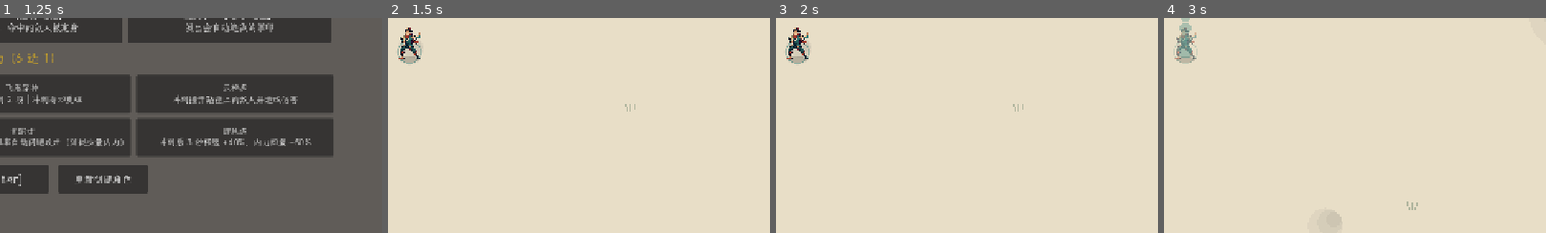
Above: before the commit, frames 1-4 (left to right).
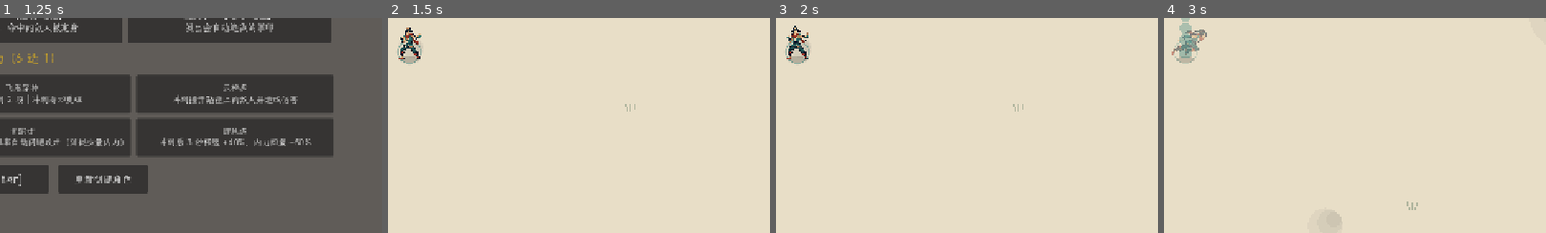
Above: after the commit, the same moments.

Repository: taykokjun-88/wuxia-survivor
Game: Godot game, scene res://scenes/main.tscn
The game is run twice, just before and just after one commit, with the same random seed, the same clock (stepped at 60 frames per second) and the same inputs.
Inputs:
- Up to frame 1 (1.25 s): click "创建角色 [Enter]" at 0.5 s
- Up to frame 2 (1.5 s): click "开始闯荡 [Enter]" at 1.25 s
- Up to frame 3 (2 s): no input
- Up to frame 4 (3 s): tap Enter (ui_accept) at 2, 2.27 s; hold D (move_right) 2.03-2.78 s; tap Space (dash) at 2.1, 2.85 s; hold S (move_down) from 2.78 s (still down)
The pictures show only the part of the screen within x 47-97%, y 42-92%; the shares and areas given below are measured in that part.

Frame 1 is identical in both runs. In frame 2, 0.2% of the frame differs, in the area x 3-9%, y 4-19%; in frame 3, 0.2%; in frame 4, 0.6%, in the area x 2-12%, y 4-20%.

Commit message:
Hero animations: idle, walk (interim), punch, palm, dash
- tools/process_sprites.py rewritten: palette from all sources, hue-based
  removal of purple motion-blur smears, thin-line and dark-fragment cleanup
  (light effects near the body are kept), per-strip scale from the standing
  reference frame (or image-height ratio for dash), feet-centred alignment,
  frame selection/reorder, 96px cells
- Real asset checks in tests (strip width = frames x cell)
- README: pipeline usage and current animation status

Co-Authored-By: Claude Sonnet 5.5 <noreply@anthropic.com>
Claude-Session: https://claude.ai/code/session_01AdrMLJK1Rs8dRqXGtPMhfy

Diff:
--- a/assets/sprites/player/anim.json
+++ b/assets/sprites/player/anim.json
@@ -1,11 +1,35 @@
 {
-  "cell": 64,
+  "cell": 96,
   "anims": {
     "idle": {
       "file": "idle.png",
-      "frames": 1,
-      "fps": 1.0,
+      "frames": 4,
+      "fps": 4.0,
       "loop": true
+    },
+    "walk": {
+      "file": "walk.png",
+      "frames": 2,
+      "fps": 6.0,
+      "loop": true
+    },
+    "punch": {
+      "file": "punch.png",
+      "frames": 4,
+      "fps": 16.0,
+      "loop": false
+    },
+    "palm": {
+      "file": "palm.png",
+      "frames": 3,
+      "fps": 12.0,
+      "loop": false
+    },
+    "dash": {
+      "file": "dash.png",
+      "frames": 3,
+      "fps": 14.0,
+      "loop": false
     }
   }
 }
--- a/assets/sprites/player/palette.json
+++ b/assets/sprites/player/palette.json
@@ -1 +1 @@
-[[3, 8, 28], [5, 5, 22], [5, 15, 32], [6, 5, 30], [13, 48, 55], [18, 50, 58], [19, 26, 40], [24, 41, 52], [24, 61, 68], [34, 92, 92], [37, 42, 50], [39, 84, 83], [39, 92, 91], [47, 121, 119], [50, 8, 51], [113, 70, 58], [124, 30, 46], [130, 124, 94], [137, 43, 34], [166, 158, 97], [167, 58, 42], [195, 133, 93], [236, 191, 145], [237, 212, 179]]
+[[3, 11, 27], [4, 12, 37], [5, 4, 20], [6, 4, 36], [9, 24, 38], [12, 40, 48], [20, 9, 32], [20, 34, 46], [21, 43, 49], [21, 49, 56], [22, 61, 65], [31, 80, 80], [33, 90, 89], [40, 92, 91], [41, 74, 80], [44, 123, 118], [53, 23, 29], [56, 46, 50], [56, 124, 117], [81, 76, 80], [125, 39, 28], [156, 68, 50], [158, 49, 37], [159, 147, 92], [177, 126, 88], [206, 154, 95], [230, 184, 135], [231, 208, 172]]
--- a/assets/sprites/player/scale.json
+++ b/assets/sprites/player/scale.json
@@ -1,5 +1,4 @@
 {
-  "scale": 0.5957446808510638,
-  "target_height": 56,
-  "block": 20
+  "k": 60.54822335025381,
+  "height": 56
 }
--- a/tests/shot.gd
+++ b/tests/shot.gd
@@ -81,6 +81,26 @@
 	_snap("05_chest_choice")
 	main._on_choice(0)
 
+	# 角色动画：出招 / 冲刺 / 行走（在游戏里真实绘制）
+	w.over = false
+	w.invuln = 0.0
+	w.since_hit = 9.0
+	w.play_anim("punch", 0.4)
+	w.anim_ovr_t = 0.2            # 出招动画进行到 0.2s（第 3 帧）
+	w.facing = Vector2.RIGHT
+	await _frames(3)
+	_snap("07_anim_punch")
+	w.anim_ovr_t = 0.0
+	w.dash_t = 0.1
+	await _frames(3)
+	_snap("08_anim_dash")
+	w.dash_t = 0.0
+	w.input_move = Vector2.LEFT
+	w.facing = Vector2.LEFT
+	await _frames(3)
+	_snap("09_anim_walk_left")
+	w.input_move = Vector2.ZERO
+
 	# 精英 + 小 Boss
 	w.time = 355.0
 	await _advance(25.0)
--- a/tests/sim_test.gd
+++ b/tests/sim_test.gd
@@ -494,6 +494,12 @@
 	# 真实素材能被加载
 	var real := SpriteAnim.new()
 	_check(real.load_dir("res://assets/sprites/player"), "assets/sprites/player 应能加载并包含 idle")
+	for an in real.anims:
+		var ad: Dictionary = real.anims[an]
+		var tw: int = (ad["tex"] as Texture2D).get_width()
+		_check(tw == int(ad["frames"]) * real.cell, "动画 %s 的条带宽度 %d 应等于 %d 帧 × %d" % [an, tw, int(ad["frames"]), real.cell])
+		_check((ad["tex"] as Texture2D).get_height() == real.cell, "动画 %s 的条带高度应等于格子 %d" % [an, real.cell])
+	print("  已加载的动画：", ", ".join(PackedStringArray(real.anims.keys())))
 	# 状态选择
 	var w := _new_world(71)
 	_check(w._player_anim_state()[0] == "idle", "静止 → idle")
Binary file added: assets/sprites/player/dash.png
Not shown, added: assets/sprites/player/dash.png.import
Binary file changed: assets/sprites/player/idle.png
Not shown, changed: assets/sprites/player/idle.png.import
Binary file added: assets/sprites/player/palm.png
Not shown, added: assets/sprites/player/palm.png.import
Binary file added: assets/sprites/player/punch.png
Not shown, added: assets/sprites/player/punch.png.import
Binary file added: assets/sprites/player/walk.png
Not shown, added: assets/sprites/player/walk.png.import
Binary file added: assets/sprites/source/dash.jpg
Not shown, added: assets/sprites/source/dash.jpg.import
(and 8 more such lines)
